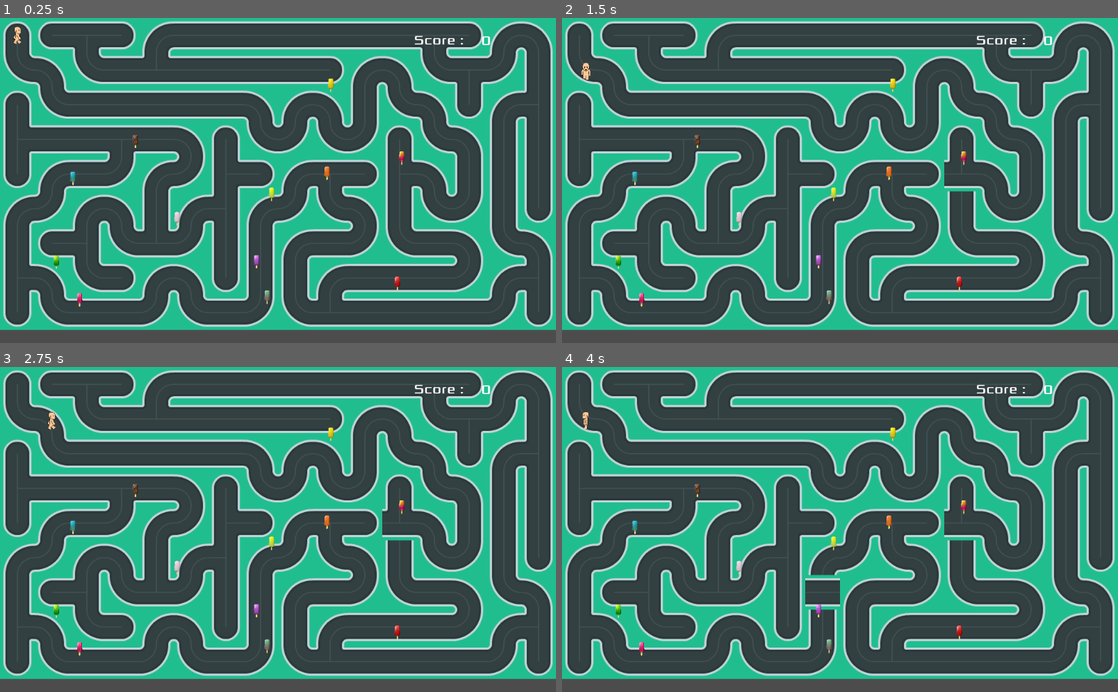
Above: before the commit, frames 1-4 (two rows, left to right).
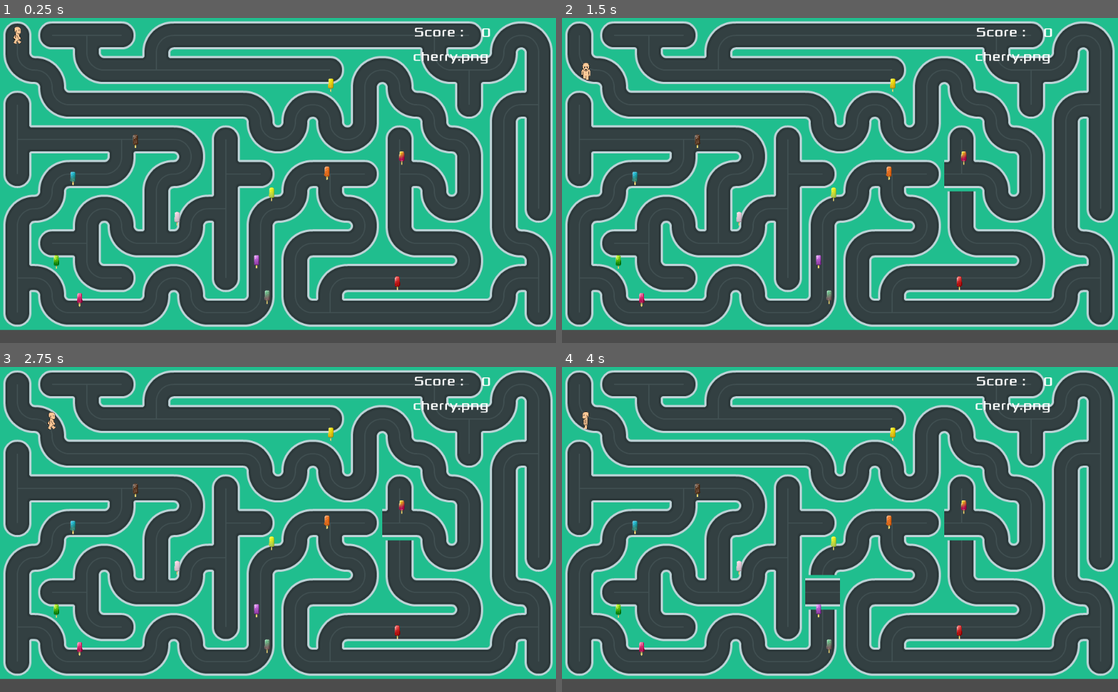
Above: after the commit, the same moments.

Repository: arsany007/BollyTheMalt
Game: Godot game, scene res://Maze.tscn
Same seed, same stepped clock (60 frames per second), same inputs: the game is played once before the commit and once after it.
Inputs (mouse positions are in pixels of both pictures, inside the frame that each line leads up to):
- Up to frame 1 (0.25 s): no input
- Up to frame 2 (1.5 s): tap Enter at 0.5 s; move the mouse to (962, 164) at 0.52 s; hold Right (ui_right) 0.53-1.28 s; click (962, 164) at 0.67 s; tap Space at 1.25 s; move the mouse to (728, 196) at 1.27 s; hold Down (ui_down) from 1.28 s (still down)
- Up to frame 3 (2.75 s): tap Enter at 2 s; move the mouse to (333, 458) at 2.02 s; release Down (ui_down) at 2.03 s; hold Right (ui_right) from 2.03 s (still down)
- Up to frame 4 (4 s): tap Space at 2.75 s; move the mouse to (812, 594) at 2.77 s; release Right (ui_right) at 2.78 s; hold Up (ui_up) 2.78-3.53 s; click (812, 594) at 2.92 s; tap Enter at 3.5 s; move the mouse to (1006, 578) at 3.52 s; hold Left (ui_left) from 3.53 s (still down)

The runs differ from the first frame. In frame 1, 0.4% of the frame differs, in the area x 74-89%, y 2-15%; in frame 2, 0.4%; in frame 3, 0.4%; in frame 4, 0.4%.

Commit message:
Choose random icePoop , increment Score by player hit

Diff:
--- a/HUD.gd
+++ b/HUD.gd
@@ -2,3 +2,6 @@
 
 func update_score(score):
 	$Score.text = str(score)
+
+func update_selected_ice_poop(player1_ice_poop):
+	$SelectedIcePoop.text = str(player1_ice_poop)
--- a/HUD.tscn
+++ b/HUD.tscn
@@ -14,9 +14,9 @@
 
 [node name="ScoreLabel" type="Label" parent="."]
 margin_left = 748.0
-margin_top = 19.0
+margin_top = 4.0
 margin_right = 868.0
-margin_bottom = 63.0
+margin_bottom = 48.0
 rect_pivot_offset = Vector2( -1099, -16 )
 custom_fonts/font = SubResource( 2 )
 text = "Score :"
@@ -25,10 +25,19 @@
 
 [node name="Score" type="Label" parent="."]
 margin_left = 856.0
-margin_top = 20.0
+margin_top = 5.0
 margin_right = 936.0
-margin_bottom = 64.0
+margin_bottom = 49.0
 custom_fonts/font = SubResource( 2 )
 text = "0"
 align = 1
 valign = 1
+
+[node name="SelectedIcePoop" type="Label" parent="."]
+margin_left = 640.0
+margin_top = 44.0
+margin_right = 1020.0
+margin_bottom = 99.0
+custom_fonts/font = SubResource( 2 )
+align = 1
+valign = 1
--- a/SelectIcePoop.gd
+++ b/SelectIcePoop.gd
@@ -1,21 +1,42 @@
 extends Node
 
+onready var globals = get_node("../Globals")
 onready var HUD = $HUD
+
+
 var player1_score = 0
+var player1_ice_poop = null
+var remaining_keys = null
+
 # Called when the node enters the scene tree for the first time.
 func _ready():
-	pass # Replace with function body.
+	remaining_keys = globals.Icepoops.keys().size()
+	player1_ice_poop = choose_player_ice_poop()
+	HUD.update_selected_ice_poop(player1_ice_poop)
 
 
-# Called every frame. 'delta' is the elapsed time since the previous frame.
-#func _process(delta):
-#	pass
 
 
 func _on_PlayerKini_ice_poop_hit(collided_ice_poop):
 	var collided_ice_poop_node2d = collided_ice_poop as Node2D
 	var collided_ice_poop_name = collided_ice_poop_node2d.get_node("Sprite").texture.resource_path
-	if(collided_ice_poop_name == ("res://art/" + "blackberry.png")):
+	if(collided_ice_poop_name == ("res://art/" + player1_ice_poop)):
 		player1_score += 1
+		globals.Icepoops[player1_ice_poop] = globals.ice_poop_state_E.DETECTED_E
 		collided_ice_poop.queue_free()
+		player1_ice_poop = choose_player_ice_poop()
 		HUD.update_score(player1_score)
+		HUD.update_selected_ice_poop(player1_ice_poop)
+
+func choose_player_ice_poop():
+	var player = null
+	var ice_poop_keys = globals.Icepoops.keys()
+	var key_found = false
+	while (!key_found && remaining_keys >0):
+		var selected_ice_poop_key = ice_poop_keys[randi() % ice_poop_keys.size()]
+		if (globals.Icepoops[selected_ice_poop_key] == globals.ice_poop_state_E.NOT_DETECTED_E):
+			player = selected_ice_poop_key
+			globals.Icepoops[selected_ice_poop_key] = globals.ice_poop_state_E.IN_DETECTION_E
+			remaining_keys -=1
+			key_found = true
+	return player
